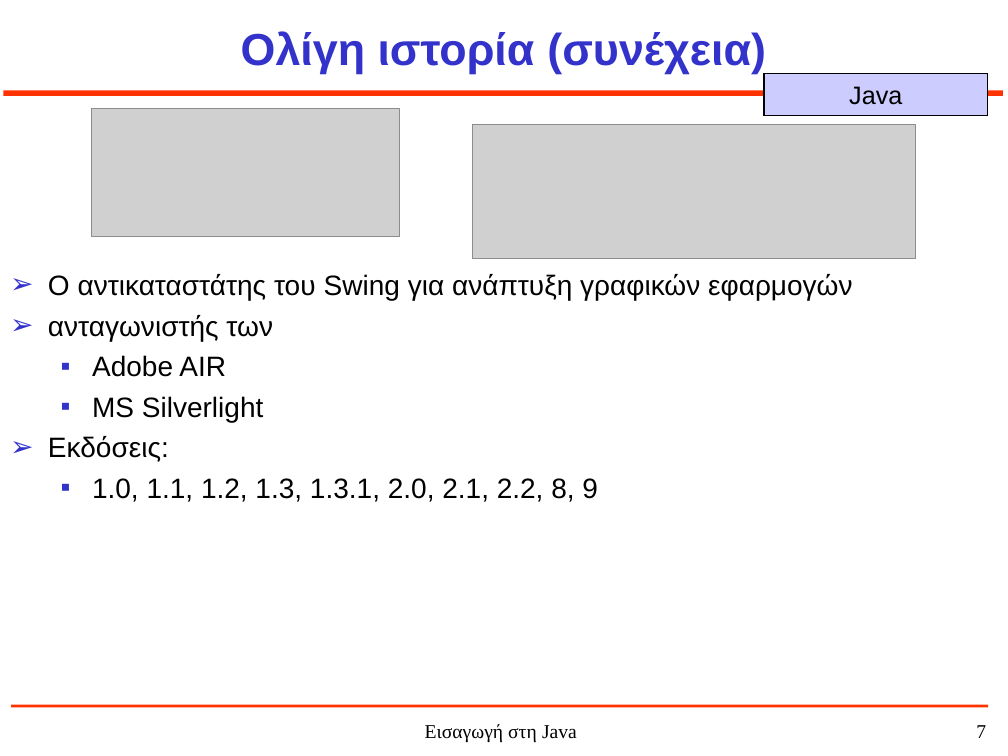
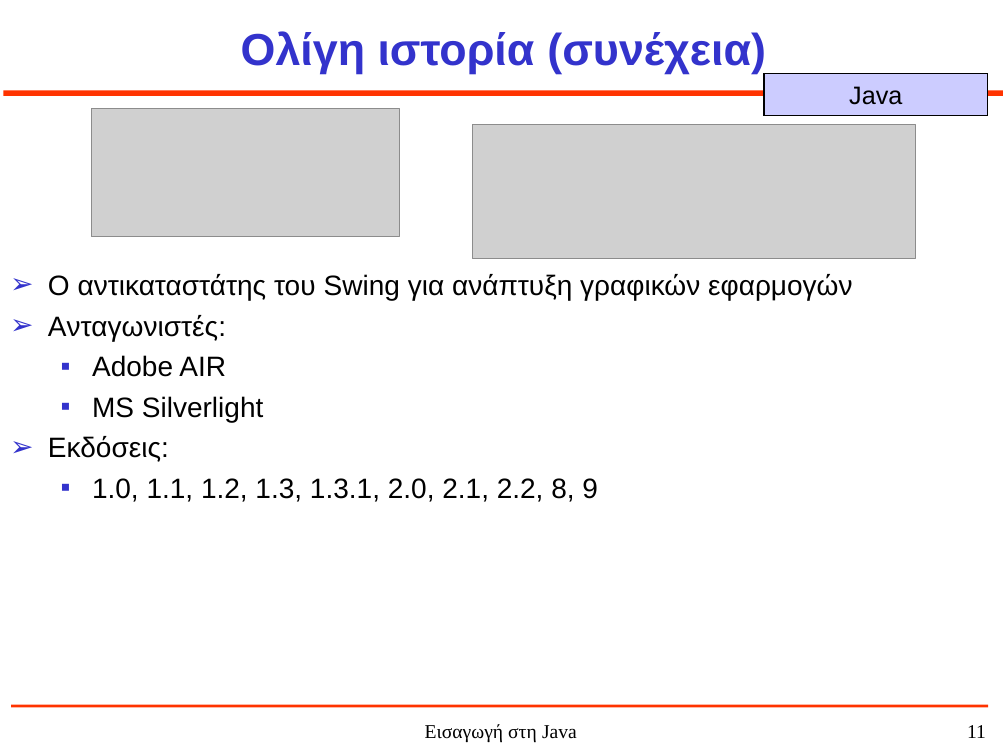
Before and after one commit to jkost/jkost.github.io, a slide deck: slide 11 of Java/slides/1-JavaHistory.ppt (slide 7 before the commit). Drawn at 1008x756 pixels with LibreOffice and Linux fonts; fonts in the diff are those of the drawing; grey boxes stand for pictures. Boxes give left, top, right and bottom in pixels: in the first picture for what was removed or moved away, otherwise in the second. Text is boxed around its words. In the diff, an @@ line names an element or a change of style, - is before the commit and + after.

```diff
--- a/Java/slides/1-JavaHistory.ppt
+++ b/Java/slides/1-JavaHistory.ppt
@@ text at box(48, 315, 226, 341): text changed @@
-➢ ανταγωνιστής των
+➢ Ανταγωνιστές:
@@ page number at box(967, 725, 986, 738): text changed @@
-7
+11
```
Also in this commit, not shown: 3 other slides changed, 4 slides added, 3 other files.
